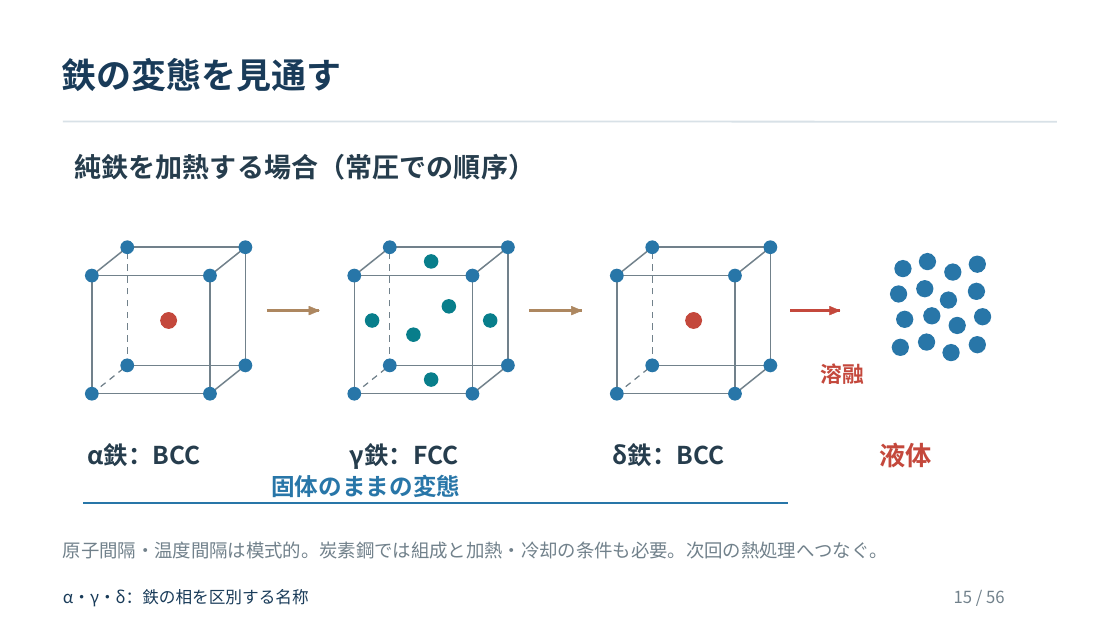
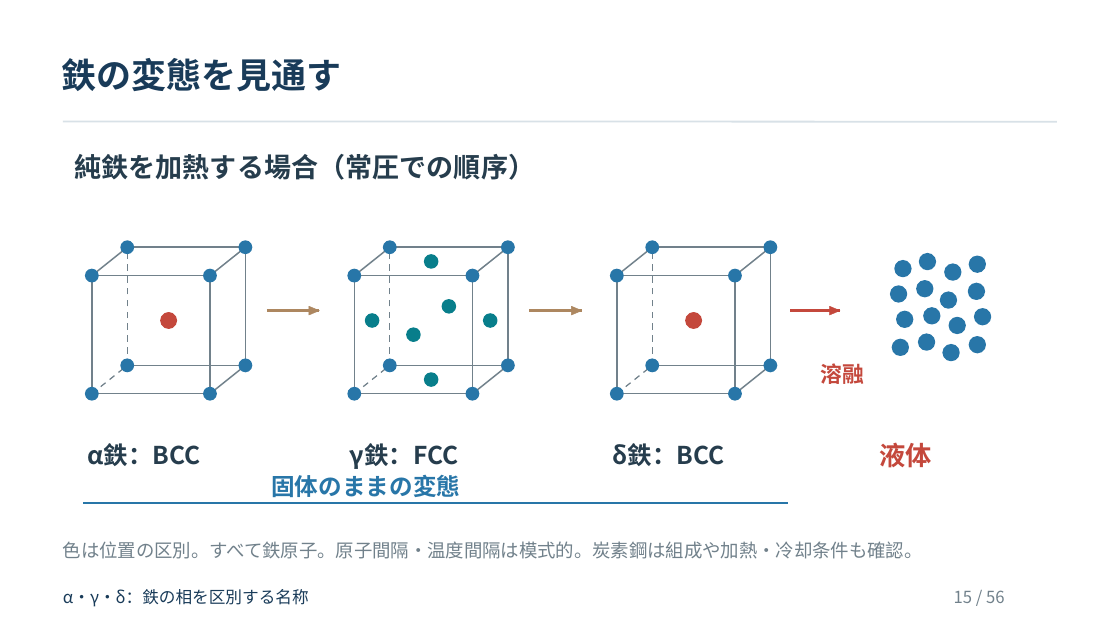
Before and after one commit to zooc-14calbp/industrial-materials-course, a slide deck: slide 15 of 学生用/第05回/05_授業スライド.pptx. Drawn at 1120x630 pixels with LibreOffice and Linux fonts; fonts in the diff are those of the drawing. Boxes give left, top, right and bottom in pixels: in the first picture for what was removed or moved away, otherwise in the second. Text is boxed around its words. In the diff, an @@ line names an element or a change of style, - is before the commit and + after.

Commit message:
第5回の図と説明を修正し関連教材を同期

```diff
--- a/学生用/第05回/05_授業スライド.pptx
+++ b/学生用/第05回/05_授業スライド.pptx
@@ text at (63,541,923,559): text changed @@
-原子間隔・温度間隔は模式的。炭素鋼では組成と加熱・冷却の条件も必要。次回の熱処理へつなぐ。
+色は位置の区別。すべて鉄原子。原子間隔・温度間隔は模式的。炭素鋼は組成や加熱・冷却条件も確認。
```
Also in this commit, not shown: 3 other slides changed, 9 other files.
